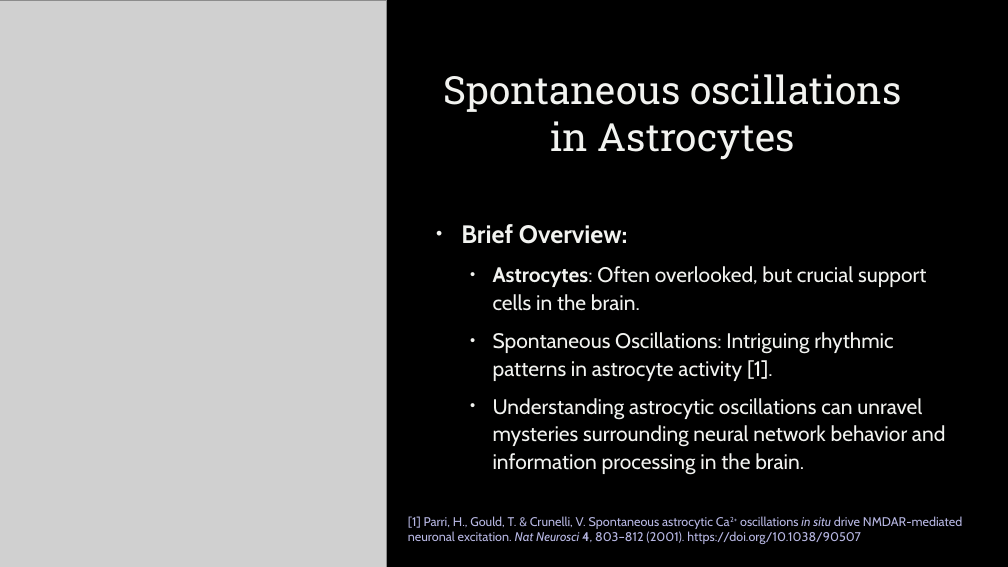
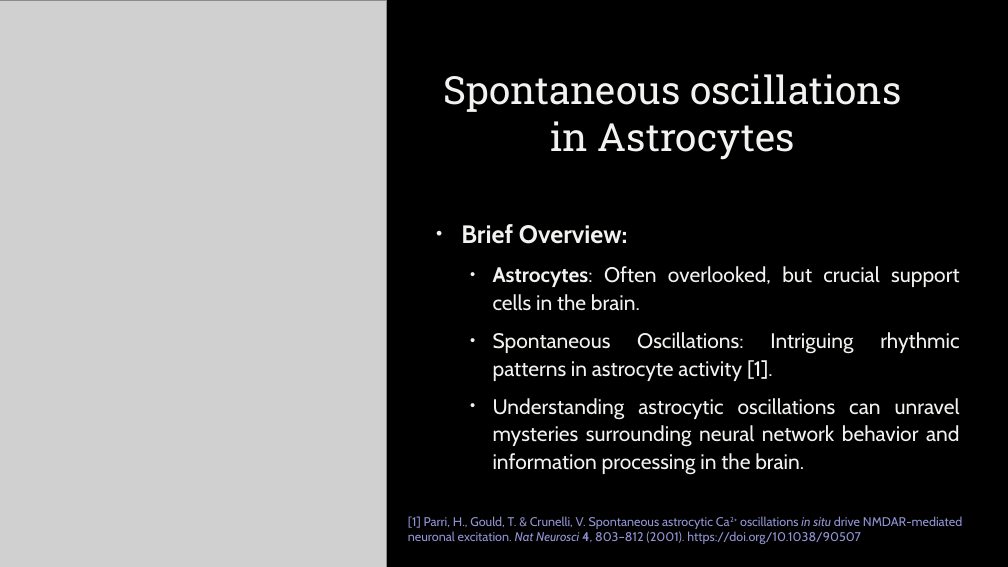
Before and after one commit to ekremdemirboga/modelling-calcium-oscillations-in-astrocytes, a slide deck: slide 3 of final/final.pptx. Drawn at 1008x567 pixels with LibreOffice and Linux fonts; fonts in the diff are those of the drawing; grey boxes stand for pictures; background and template pictures are left out. Boxes give left, top, right and bottom in pixels: in the first picture for what was removed or moved away, otherwise in the second. Text is boxed around its words. In the diff, an @@ line names an element or a change of style, - is before the commit and + after.

```diff
--- a/final/final.pptx
+++ b/final/final.pptx
@@ text "Brief Overview:" at [461,224,960,475]: alignment left to justified @@
@@ text "[1] Parri, H., Gould, T. ..." at [408,516,962,544]: text colour #B7B7E3 to #9294D4 @@
```
Also in this commit, not shown: 3 other slides changed, 4 other files.
